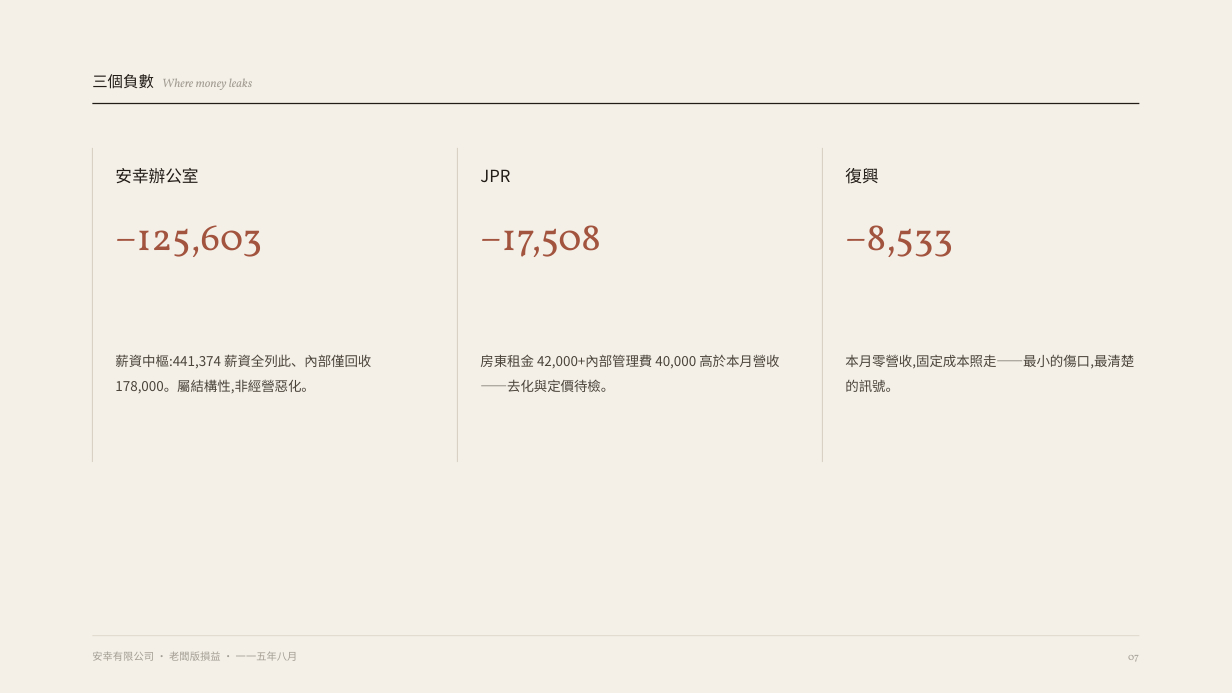
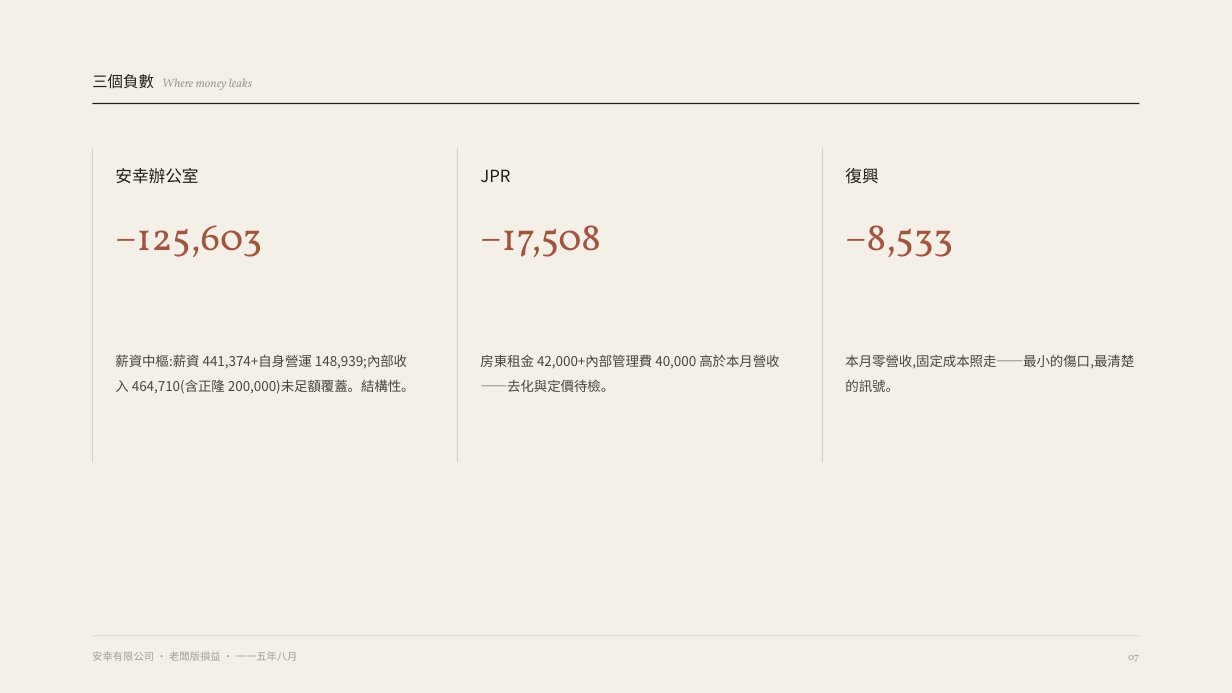
Before and after one commit to twlo79/estia_design, a slide deck: slide 7 of anxing/安幸_月度損益簡報_115年8月.pptx. Drawn at 1232x693 pixels with LibreOffice and Linux fonts; fonts in the diff are those of the drawing. Boxes give left, top, right and bottom in pixels: in the first picture for what was removed or moved away, otherwise in the second. Text is boxed around its words. In the diff, an @@ line names an element or a change of style, - is before the commit and + after.

```diff
--- a/anxing/安幸_月度損益簡報_115年8月.pptx
+++ b/anxing/安幸_月度損益簡報_115年8月.pptx
@@ text at bbox=[115, 354, 415, 394]: text changed @@
-薪資中樞:441,374 薪資全列此、內部僅回收 178,000。屬結構性,非經營惡化。
+薪資中樞:薪資 441,374+自身營運 148,939;內部收入 464,710(含正隆 200,000)未足額覆蓋。結構性。
```
Also in this commit, not shown: 1 other slide changed, 2 other files.
